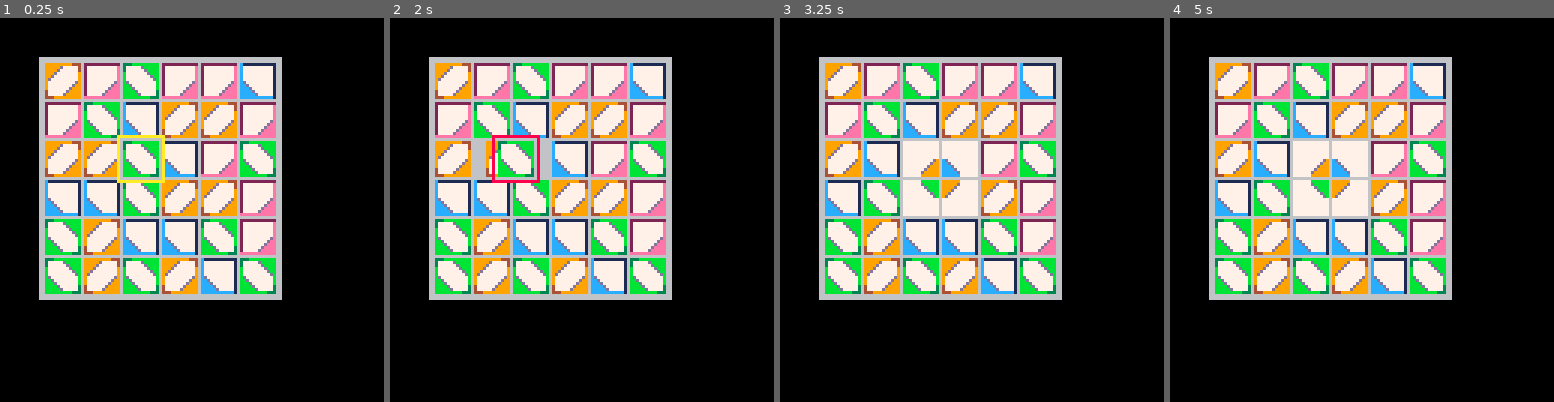
Above: before the commit, frames 1-4 (left to right).
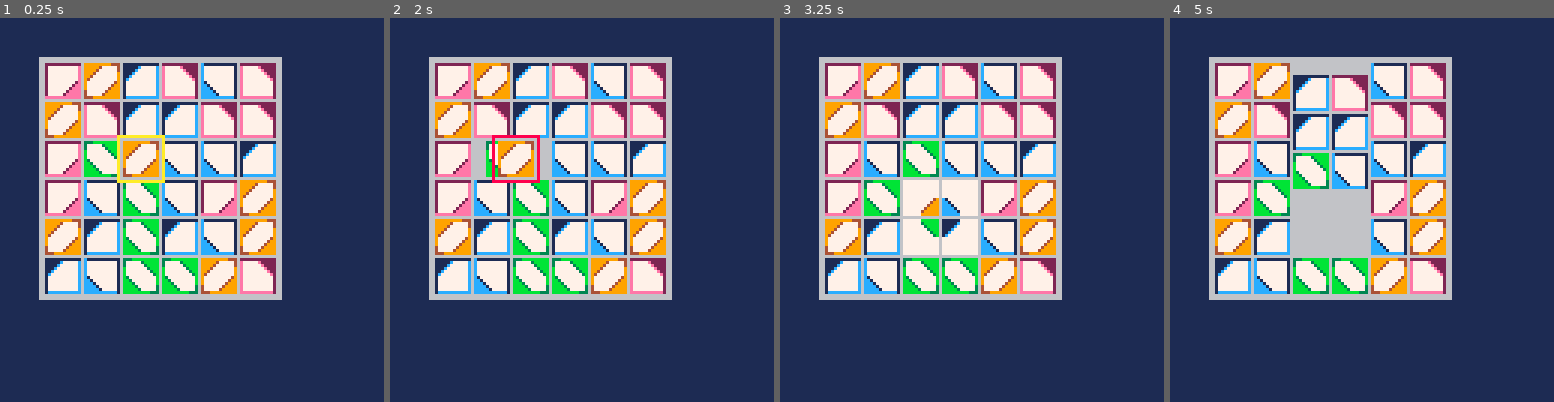
Above: after the commit, the same moments.

Repository: broquaint/pico8-carts
Game: PICO-8 cartridge eggjam4.p8
Two runs of this game, one before a commit and one after it. Both use one fixed random seed, a clock stepped at 60 frames per second and the inputs below.
Inputs:
- Up to frame 1 (0.25 s): no input
- Up to frame 2 (2 s): tap O (Z key) at 0.33, 0.7, 1.43 s; tap X (X key) at 1.07 s; hold Left from 1.97 s (still down)
- Up to frame 3 (3.25 s): tap X (X key) every 0.33 s from 2.07 to 3.07 s; tap O (Z key) at 2.22, 3.1 s; release Left at 2.37 s; hold Down 2.42-2.82 s; hold Right from 2.87 s (still down)
- Up to frame 4 (5 s): tap X (X key) every 0.33 s from 3.4 to 4.73 s; release Right at 3.53 s; hold Up 3.58-4.08 s; tap O (Z key) at 3.98, 4.87 s; hold Right 4.13-4.53 s; hold Down from 4.58 s (still down)

The runs differ from the first frame. In frame 1, 75% of the frame differs, in the area x 0-100%, y 0-100%; in frame 2, 75%; in frame 3, 75%; in frame 4, 79%.

Commit message:
Animate tiles replacing a pattern match
This was far fiddlier than it should have been because I am terrible
at reasoning with nested arrays and mutable state. But it works now!

Diff:
--- a/eggjam4.p8
+++ b/eggjam4.p8
@@ -31,15 +31,35 @@
 -- xx xx # xx xx # oo xx # xx oo
 
 grid_tiles={
-   {idx=1, colour=azure,  matches={bl=17}},
-   {idx=3, colour=coral,  matches={br=20}},
-   {idx=5, colour=orange, matches={tl=5, br=22}},
-   {idx=7, colour=lime,   matches={tr=8, bl=23}},
+   {idx=1,  colour=azure,  matches={bl=17}},
+   {idx=3,  colour=coral,  matches={br=20}},
+   {idx=5,  colour=orange, matches={tl=5, br=22}},
+   {idx=7,  colour=lime,   matches={tr=8, bl=23}},
+   {idx=9,  colour=navy,   matches={tl=9}},
+   {idx=11, colour=green,  matches={tr=12}},
 --   {9,salmon},
 --   {11,lime}
 }
 tile_size  = 12
 space_size = 13
+
+tile_id = 1
+function make_tile(gx, gy, x, y)
+   local tile = grid_tiles[randx(#grid_tiles)]
+   x = x and x or gx*tile_size+gx
+   y = y and y or gy*tile_size+gy
+   local tid = tile_id
+   tile_id += 1
+   return {
+      spr_idx = tile.idx,
+      matches = tile.matches,
+      gx = gx,
+      gy = gy,
+      x = x,
+      y = y,
+      id = tid
+   }
+end
 
 function _init()
    anims={}
@@ -52,14 +72,7 @@
       grid[i] = {}
       for j = 1,6 do
          local tile = grid_tiles[randx(#grid_tiles)]
-         grid[i][j] = {
-            spr_idx = tile.idx,
-            matches = tile.matches,
-            gx = i,
-            gy = j,
-            x = i*tile_size+i,
-            y = j*tile_size+j
-         }
+         grid[i][j] = make_tile(i, j)
       end
    end
 end
@@ -108,6 +121,10 @@
    a.gy = by
    b.gx = ax
    b.gy = ay
+end
+
+function animate_y_move(args)
+   animate_object_with(merge({slot = 'y'}, args), animate_obj_move)
 end
 
 swap_frame_count = 10
@@ -242,7 +259,6 @@
    return diamond_match(tile)
 end
 
-current_match = nil
 function finish_swap(args)
    local state = 'idle'
    if player.tile_held then
@@ -250,10 +266,57 @@
       if matched then
          animate(function()
                for m, t in pairs(matched) do t.matched = m end
-               current_match = matched
-               wait(60)
-               current_match = nil
+               wait(10)
                for _,t in pairs(matched) do t.matched = nil end
+               wait(7)
+               for m, t in pairs(matched) do t.matched = m end
+               wait(13)
+               for _,t in pairs(matched) do t.matched = nil end
+               wait(9)
+               for m, t in pairs(matched) do t.matched = m end
+               wait(15)
+               for _,t in pairs(matched) do t.matched = nil end
+
+
+               local br, bl = matched.br, matched.bl
+
+               local moved = {}
+               -- Calculate and create the tiles to move.
+               for i = 1,br.gy + 1 do
+                  if i < 3 then
+                     -- This doesn't look quite right ... but that's fine.
+                     add(moved, {
+                            make_tile(br.gx, i, br.x, -((i+1) * tile_size + i)),
+                            gt(br.gx, i)
+                     })
+                     add(moved, {
+                            make_tile(bl.gx, i, bl.x, -((i+1) * tile_size + i)),
+                            gt(bl.gx, i)
+                     })
+                  else
+                     add(moved, {gt(br.gx, i-2), gt(br.gx, i)})
+                     add(moved, {gt(bl.gx, i-2), gt(bl.gx, i)})
+                  end
+               end
+
+               -- Add the new tiles to the grid and trigger move animation.
+               for t in all(moved) do
+                  local new, old = t[1], t[2]
+                  grid[old.gx][old.gy] = new
+                  animate_y_move({
+                        obj  = new,
+                        from = new.y,
+                        to   = old.y,
+                        frames = 30,
+                        cb = function() new.gx = old.gx new.gy = old.gy end
+                  })
+               end
+
+               -- Lazy hack to wait for animations to finish.
+               wait(30)
+
+               player.held = false
+               -- TODO add matches to a table somewhere ...
                set_play_state('idle')
          end)
          state = 'matched'
@@ -312,7 +375,7 @@
 }
 
 function _draw()
-   cls(black)
+   cls(navy)
 
    -- Draw grid
    rectfill(tile_size+1, tile_size+1, 7 * tile_size + 9, 7 * tile_size + 9, silver)
@@ -321,12 +384,14 @@
    for i = 1,6 do
       for j = 1,6 do
          local gs = grid[i][j]
-         if gs.matched then
-            rectfill(gs.x+2, gs.y+2, gs.x+space_size, gs.y+space_size, white)
-            local xo, yo = dmo[gs.matched].x, dmo[gs.matched].y
-            spr(gs.matches[gs.matched], gs.x + xo, gs.y + yo)
-         else
-            spr(gs.spr_idx, gs.x, gs.y, 2, 2)
+         if gs then
+            if gs.matched then
+               rectfill(gs.x+2, gs.y+2, gs.x+space_size, gs.y+space_size, white)
+               local xo, yo = dmo[gs.matched].x, dmo[gs.matched].y
+               spr(gs.matches[gs.matched], gs.x + xo, gs.y + yo)
+            else
+               spr(gs.spr_idx, gs.x, gs.y, 2, 2)
+            end
          end
       end
    end
@@ -342,15 +407,15 @@
 __gfx__
 00000000000000000000000000000000000000000000000000000000000000000000000000000000000000000000000000000000000000000000000000000000
 00000000000000000000000000000000000000000000000000000000000000000000000000000000000000000000000000000000000000000000000000000000
-0070070000c11111111111000022222222222200009999999994440000333bbbbbbbbb0000f555555555555000b5555555555550000000000000000000000000
-0007700000c77777777771000027777777777e000099999d7777740000377777dbbbbb0000f777777777775000b7777777777750000000000000000000000000
-0007700000c77777777771000027777777777e00009999d777777400003777777dbbbb0000f777777777775000b7777777777750000000000000000000000000
-0070070000c77777777771000027777777777e0000999d777777790000b7777777dbbb0000f777777777775000b7777777777750000000000000000000000000
-0000000000c77777777771000027777777777e000099d7777777790000b77777777dbb0000f777777777775000b7777777777750000000000000000000000000
-0000000000c77777777771000027777777777e00009d77777777790000b777777777db0000f777777777775000b7777777777750000000000000000000000000
-0000000000cd777777777100002777777777de00009777777777d90000bd777777777b0000fa77777777775000ba777777777750000000000000000000000000
-0000000000ccd7777777710000277777777dee0000977777777d990000bbd77777777b0000fdddd77777775000bdddd777777750000000000000000000000000
-0000000000cccd77777771000027777777deee000097777777d9990000bbbd7777777b0000fddfd77777775000bddbd777777750000000000000000000000000
-0000000000ccccd777777100002777777deeee00004777777d99990000bbbbd77777730000fdfdd77777775000bdbdd777777750000000000000000000000000
-0000000000cccccd7777710000277777deeeee0000477777d999990000bbbbbd7777730000fdddda7777775000bdddda77777750000000000000000000000000
-0000000000ccccccccccc10000eeeeeeeeeeee00004449999999990000bbbbbbbbb3330000fffffffffffff000bbbbbbbbbbbbb0000000000000000000000000
+0070070000c11111111111000022222222222200009999999994440000333bbbbbbbbb0000111111111111000022222222222200000000000000000000000000
+0007700000c77777777771000027777777777e000099999477777400003777773bbbbb000011111c77777c0000e77777e2222200000000000000000000000000
+0007700000c77777777771000027777777777e0000999947777774000037777773bbbb00001111c777777c0000e777777e222200000000000000000000000000
+0070070000c77777777771000027777777777e00009994777777790000b77777773bbb0000111c7777777c0000e7777777e22200000000000000000000000000
+0000000000c77777777771000027777777777e00009947777777790000b777777773bb000011c77777777c0000e77777777e2200000000000000000000000000
+0000000000c77777777771000027777777777e00009477777777790000b7777777773b00001c777777777c0000e777777777e200000000000000000000000000
+0000000000c17777777771000027777777772e00009777777777490000b3777777777b000017777777777c0000e7777777777200000000000000000000000000
+0000000000cc177777777100002777777772ee00009777777774990000bb377777777b000017777777777c0000e7777777777200000000000000000000000000
+0000000000ccc1777777710000277777772eee00009777777749990000bbb37777777b000017777777777c0000e7777777777200000000000000000000000000
+0000000000cccc17777771000027777772eeee00004777777499990000bbbb37777773000017777777777c0000e7777777777200000000000000000000000000
+0000000000ccccc177777100002777772eeeee00004777774999990000bbbbb3777773000017777777777c0000e7777777777200000000000000000000000000
+0000000000ccccccccccc10000eeeeeeeeeeee00004449999999990000bbbbbbbbb33300001ccccccccccc0000eeeeeeeeeee200000000000000000000000000
